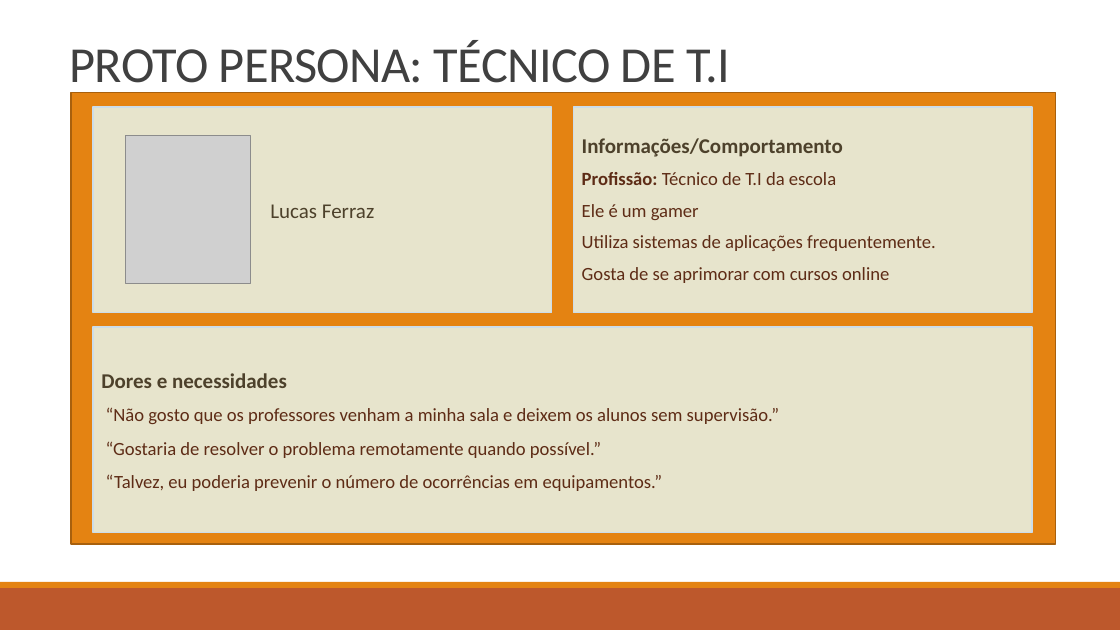
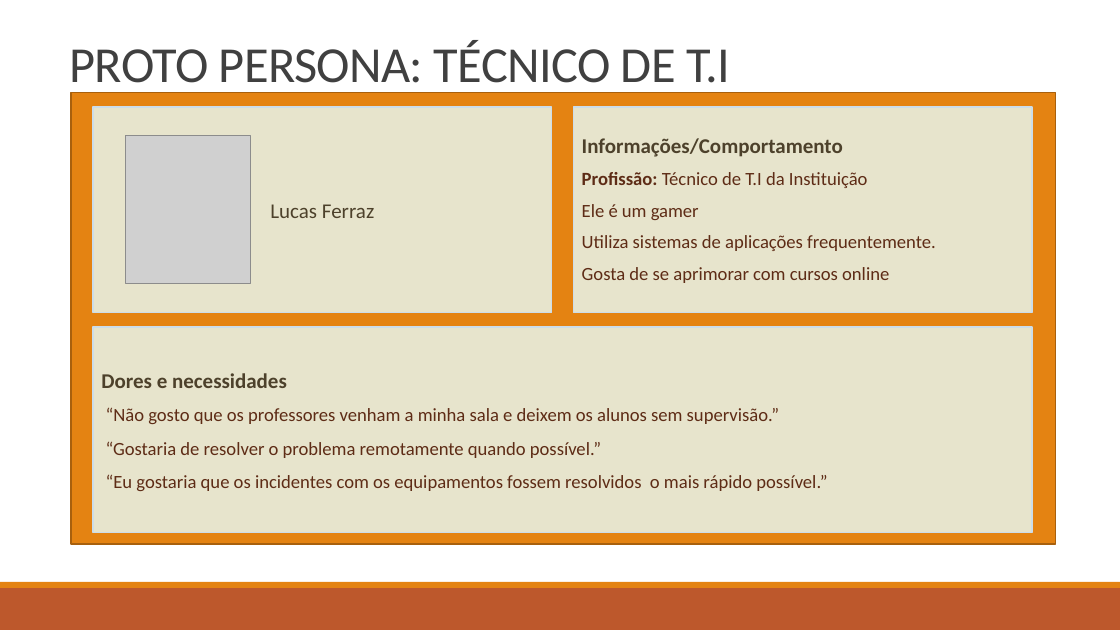
Before and after one commit to BandTec/grupo-05-adsa-20201, a slide deck: slide 15 of Apresentação Sprint 1.pptx. Drawn at 1120x630 pixels with LibreOffice and Linux fonts; fonts in the diff are those of the drawing; grey boxes stand for pictures. Boxes give left, top, right and bottom in pixels: in the first picture for what was removed or moved away, otherwise in the second. Text is boxed around its words. In the diff, an @@ line names an element or a change of style, - is before the commit and + after.

```diff
--- a/Apresentação Sprint 1.pptx
+++ b/Apresentação Sprint 1.pptx
@@ text in rectangle at [582, 172, 868, 188]: text changed @@
-Profissão: Técnico de T.I da escola
+Profissão: Técnico de T.I da Instituição
@@ text in rectangle at [106, 475, 827, 491]: text changed @@
-“Talvez, eu poderia prevenir o número de ocorrências em equipamentos.”
+“Eu gostaria que os incidentes com os equipamentos fossem resolvidos o mais rápido possível.”
```
Also in this commit, not shown: 11 other slides changed, 1 slide added.
